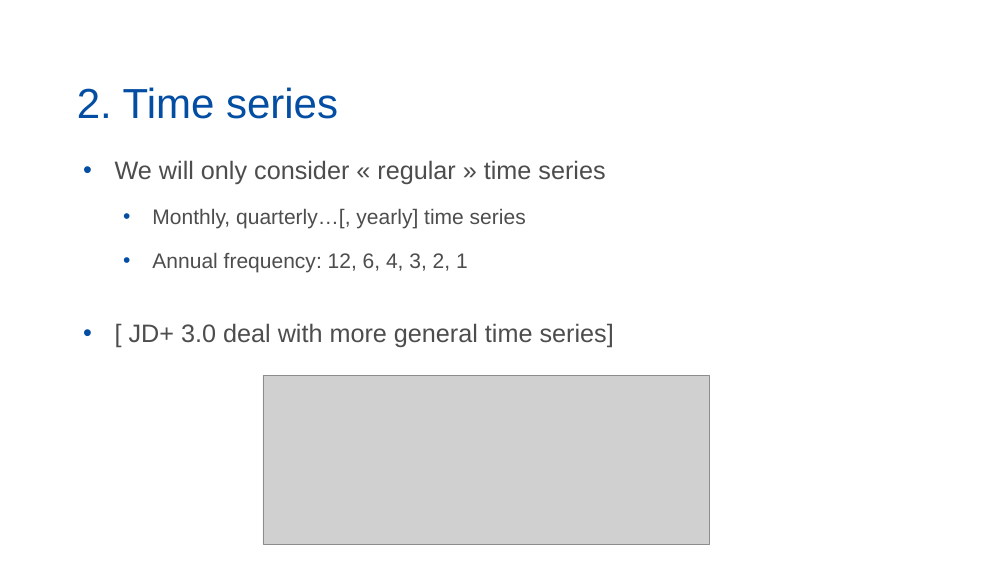
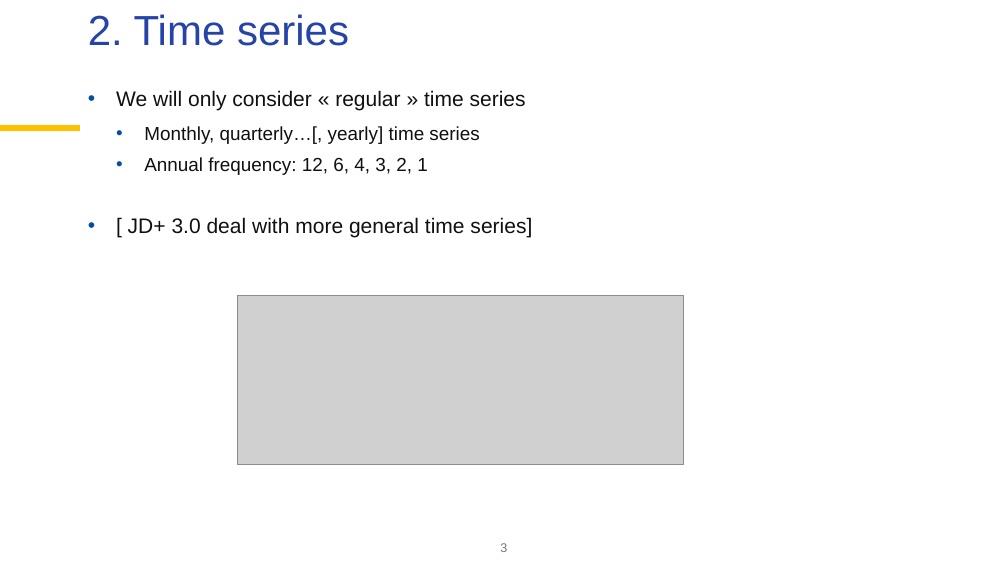
Before and after one commit to palatej/ESTP2026, a slide deck: slide 3 of 1.5 Time series.pptx. Drawn at 1008x567 pixels with LibreOffice and Linux fonts; fonts in the diff are those of the drawing; grey boxes stand for pictures; background and template pictures are left out. Boxes give left, top, right and bottom in pixels: in the first picture for what was removed or moved away, otherwise in the second. Text is boxed around its words. In the diff, an @@ line names an element or a change of style, - is before the commit and + after.

```diff
--- a/1.5 Time series.pptx
+++ b/1.5 Time series.pptx
@@ title "2. Time series": place and size @@
-title "2. Time series" at [77, 87, 338, 119]
+title "2. Time series" at [88, 14, 349, 46]
@@ title "2. Time series" at [88, 14, 349, 46]: text colour #034EA2 to #2644A7; vertical alignment bottom to top @@
@@ text "We will only consider « ...": place and size @@
-text "We will only consider « ..." at [115, 160, 614, 348]
+text "We will only consider « ..." at [116, 90, 532, 237]
@@ text "We will only consider « ..." at [116, 90, 532, 237]: size 24 to 20 pt in "We will only consider « regular » ...", "[ JD+ 3.0 deal with more general ..."; text colour #4D4D4D to #101010; size 20 to 18 pt in "Monthly, quarterly…[, yearly] time series", "Annual frequency: 12, 6, 4, 3, 2, ..."; indent changed; line spacing 1 to 0.9; more space between paragraphs; less space between paragraphs @@
@@ line added from (0, 129) to (80, 129), #FFC000 6 pt @@
@@ picture: place and size @@
-picture at [263, 376, 710, 544]
+picture at [237, 296, 684, 464]
@@ page number added at [500, 543, 507, 552], 12 pt, text #767676 @@
+3
```
Also in this commit, not shown: 6 other slides changed, 1 slide added, 1 slide removed, 1 other file.
